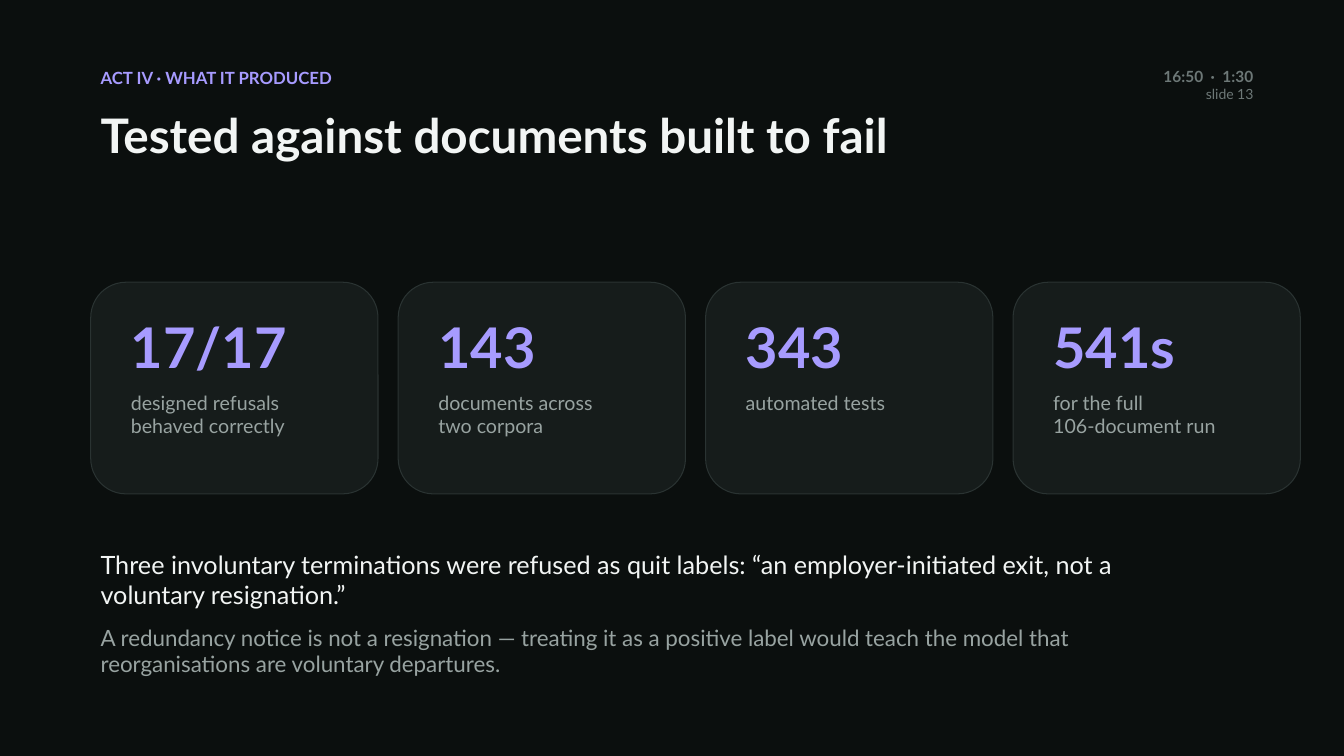
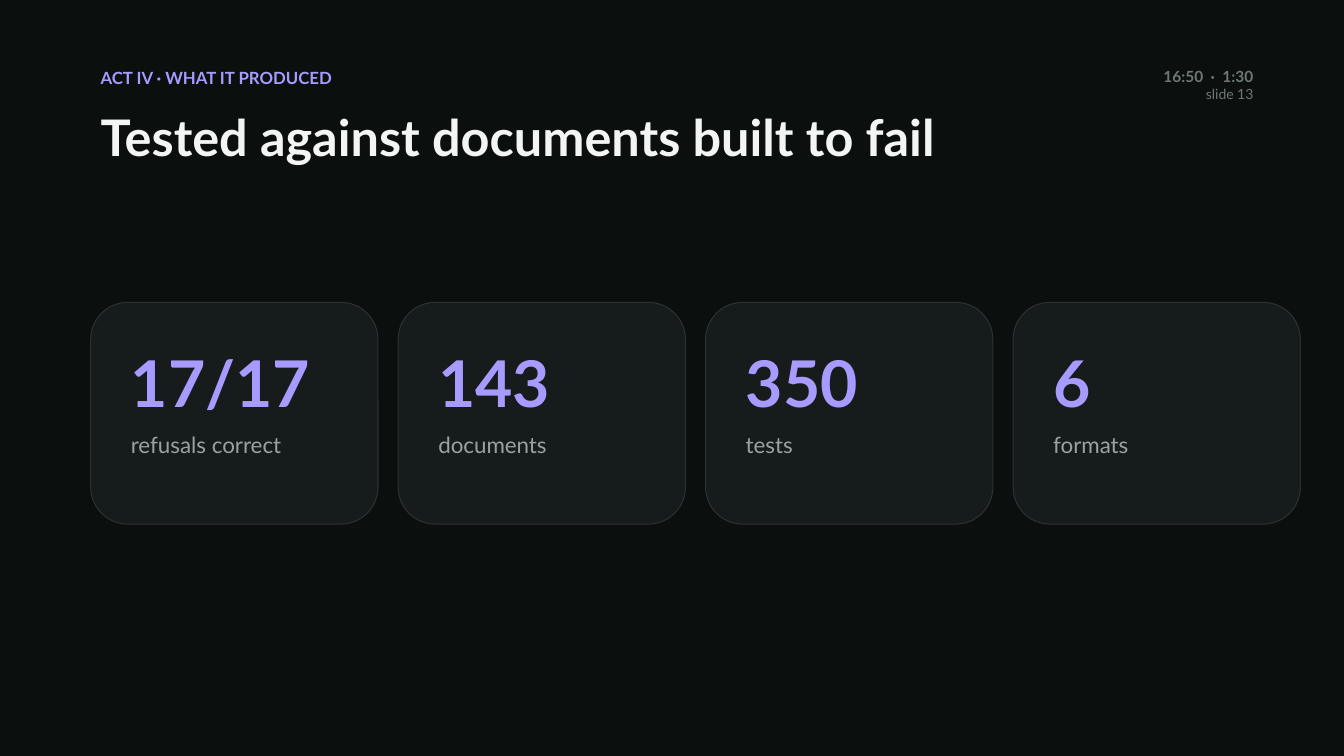
Before and after one commit to AzizKhayati1/companysim, a slide deck: slide 13 of docs/reading-the-paperwork.pptx. Drawn at 1344x756 pixels with LibreOffice and Linux fonts; fonts in the diff are those of the drawing. Boxes give left, top, right and bottom in pixels: in the first picture for what was removed or moved away, otherwise in the second. Text is boxed around its words. In the diff, an @@ line names an element or a change of style, - is before the commit and + after.

```diff
--- a/docs/reading-the-paperwork.pptx
+++ b/docs/reading-the-paperwork.pptx
@@ text "Tested against documents built to ..." at [101,118,935,164]: size 34 to 36 pt @@
@@ rounded rectangle: place and size @@
-rounded rectangle at [91,282,378,494]
+rounded rectangle at [91,302,378,524]
@@ rounded rectangle: place and size @@
-rounded rectangle at [398,282,686,494]
+rounded rectangle at [398,302,686,524]
@@ rounded rectangle: place and size @@
-rounded rectangle at [706,282,993,494]
+rounded rectangle at [706,302,993,524]
@@ rounded rectangle: place and size @@
-rounded rectangle at [1013,282,1301,494]
+rounded rectangle at [1013,302,1301,524]
@@ text "17/17": place and size @@
-text "17/17" at [131,326,287,437]
+text "17/17" at [131,359,310,453]
@@ text at [131,359,310,410]: size 40 to 46 pt in "17/17" @@
@@ text "143": place and size @@
-text "143" at [438,327,593,437]
+text "143" at [438,360,550,453]
@@ text at [438,360,550,408]: size 40 to 46 pt in "143" @@
@@ text at [746,360,858,453]: text changed; size 14 to 16 pt @@
-343
-automated tests
+350
+tests
@@ text at [1053,360,1128,453]: text changed; size 14 to 16 pt @@
-541s
-for the full
-106-document run
+6
+formats
@@ text at [131,436,281,453]: text changed; size 14 to 16 pt @@
-designed refusals
-behaved correctly
+refusals correct
@@ text at [438,436,546,453]: text changed; size 14 to 16 pt @@
-documents across
-two corpora
+documents
@@ text removed at [101,555,1112,676] @@
-Three involuntary terminations were refused as quit labels: “an employer-initiated exit, not a voluntary resignation.”
-A redundancy notice is not a resignation — treating it as a positive label would teach the model that reorganisations are voluntary departures.
```
Also in this commit, not shown: 28 other slides changed, 2 other files.
